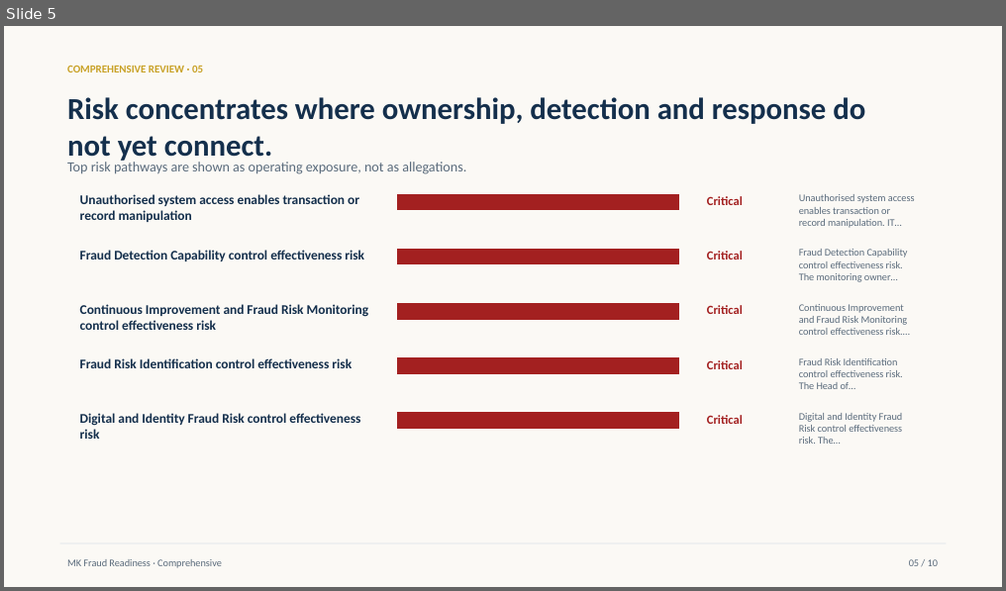
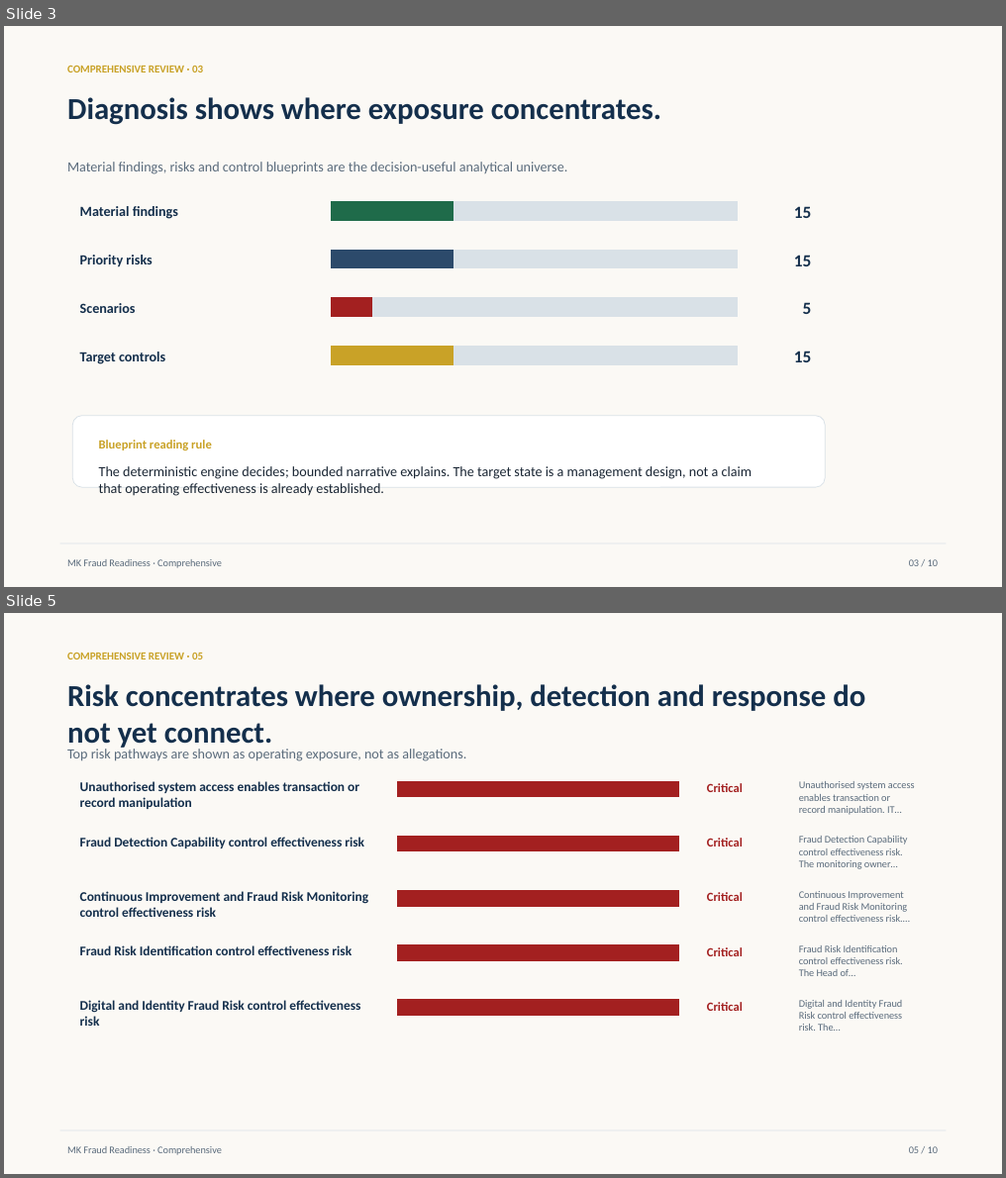
Before and after one commit to Tondani1995/mk-fraud-readiness-score, a slide deck: outputs/commercial-quality/comprehensive-executive-presentation.pptx. Shown one above the other, each under a label of ours: slide 5 before the commit, slides 3 and 5 after it; the slides between them are not shown. The pictures are 1006x591 and 1006x1178 pixels, drawn with LibreOffice and Linux fonts; fonts in the diff are those of the drawing. Boxes give left, top, right and bottom in pixels: in the first picture for what was removed or moved away, otherwise in the second. Text is boxed around its words. In the diff, an @@ line names an element or a change of style, - is before the commit and + after.

Commit message:
Correct Comprehensive Reporting Bible architecture

```diff
--- a/outputs/commercial-quality/comprehensive-executive-presentation.pptx
+++ b/outputs/commercial-quality/comprehensive-executive-presentation.pptx
@@ slide 3 added at bbox=[4, 26, 1002, 587], background #FBF9F5 @@
@@ text added at bbox=[67, 66, 203, 73], 10.5 pt, text #C9A227, bold @@
+COMPREHENSIVE REVIEW · 03
@@ text added at bbox=[67, 97, 661, 125], 29.2 pt, text #142F4C, bold @@
+Diagnosis shows where exposure concentrates.
@@ text added at bbox=[67, 162, 567, 174], 13.5 pt, text #5A6B7C @@
+Material findings, risks and control blueprints are the decision-useful analytical universe.
@@ rectangle added at bbox=[332, 201, 738, 220], fill #D9E1E7, outline #D9E1E7 0 pt @@
@@ rectangle added at bbox=[332, 201, 453, 220], fill #1F6B4A, outline #1F6B4A 0 pt @@
@@ text added at bbox=[80, 206, 178, 219], 13.5 pt, text #142F4C, bold @@
+Material findings
@@ text added at bbox=[794, 206, 811, 218], 16.5 pt, text #142F4C, bold @@
+15
@@ text added at bbox=[80, 255, 152, 268], 13.5 pt, text #142F4C, bold @@
+Priority risks
@@ rectangle added at bbox=[332, 250, 738, 269], fill #D9E1E7, outline #D9E1E7 0 pt @@
@@ rectangle added at bbox=[332, 250, 453, 269], fill #2C4A6B, outline #2C4A6B 0 pt @@
@@ text added at bbox=[794, 255, 811, 267], 16.5 pt, text #142F4C, bold @@
+15
@@ text added at bbox=[80, 303, 136, 313], 13.5 pt, text #142F4C, bold @@
+Scenarios
@@ rectangle added at bbox=[332, 298, 738, 317], fill #D9E1E7, outline #D9E1E7 0 pt @@
@@ rectangle added at bbox=[332, 298, 372, 317], fill #A32020, outline #A32020 0 pt @@
@@ text added at bbox=[803, 302, 812, 314], 16.5 pt, text #142F4C, bold @@
+5
@@ text added at bbox=[80, 352, 165, 365], 13.5 pt, text #142F4C, bold @@
+Target controls
@@ rectangle added at bbox=[332, 347, 738, 366], fill #D9E1E7, outline #D9E1E7 0 pt @@
@@ rectangle added at bbox=[332, 347, 453, 366], fill #C9A227, outline #C9A227 0 pt @@
@@ text added at bbox=[794, 351, 811, 363], 16.5 pt, text #142F4C, bold @@
+15
@@ rounded rectangle added at bbox=[73, 416, 826, 488], fill #FFFFFF, outline #D9E1E7 0.75 pt @@
@@ text added at bbox=[99, 440, 212, 451], 12 pt, text #C9A227, bold @@
+Blueprint reading rule
@@ text added at bbox=[99, 467, 752, 496], 13.5 pt, text #1A2634 @@
+The deterministic engine decides; bounded narrative explains. The target state is a management design, not a claim that operating effectiveness is already established.
@@ line added from (60, 544) to (945, 544), #D9E1E7 0.75 pt @@
@@ text added at bbox=[67, 560, 222, 569], 9.8 pt, text #5A6B7C @@
+MK Fraud Readiness · Comprehensive
@@ text added at bbox=[909, 560, 938, 567], 9.8 pt, text #5A6B7C @@
+03 / 10
```
Also in this commit, not shown: 4 slides changed, 1 other slide added, 2 slides removed, 48 other files.
